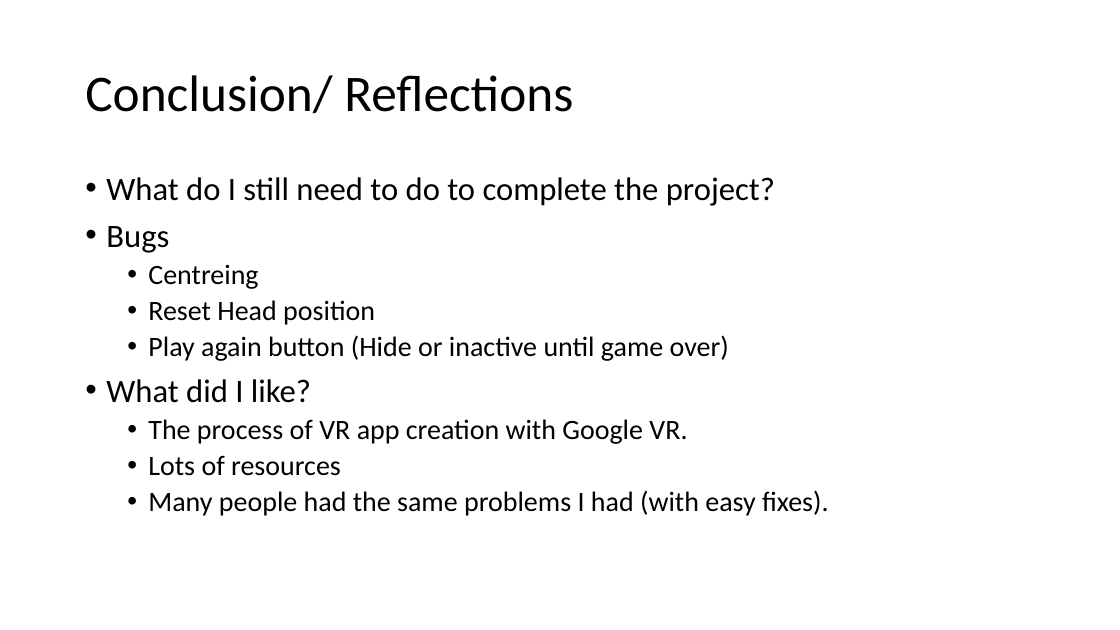
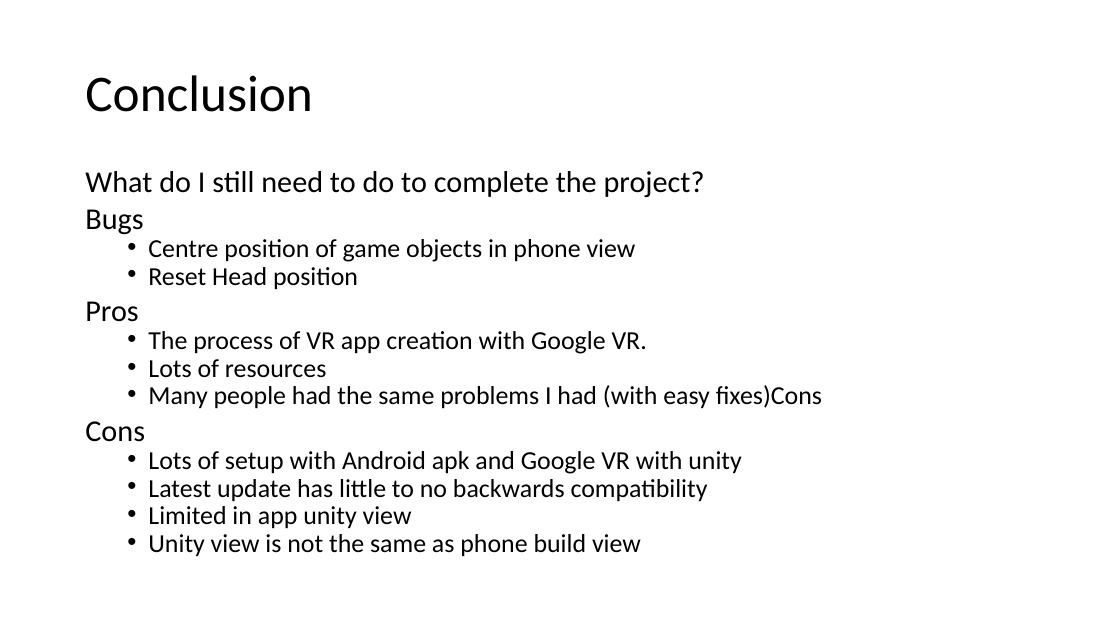
Before and after one commit to kevgleeson78/Gesture-Based-UI-Project, a slide deck: slide 9 of Presentation/New Microsoft PowerPoint Presentation.pptx. Drawn at 1120x630 pixels with LibreOffice and Linux fonts; fonts in the diff are those of the drawing. Boxes give left, top, right and bottom in pixels: in the first picture for what was removed or moved away, otherwise in the second. Text is boxed around its words. In the diff, an @@ line names an element or a change of style, - is before the commit and + after.

```diff
--- a/Presentation/New Microsoft PowerPoint Presentation.pptx
+++ b/Presentation/New Microsoft PowerPoint Presentation.pptx
@@ title at box(85, 75, 313, 112): text changed @@
-Conclusion/ Reflections
+Conclusion
@@ text at box(85, 171, 705, 378): size 28 to 25.9 pt in "What do I still need to do ...", "Bugs"; size 24 to 22.2 pt in "Reset Head position", "The process of VR app creation with ...", "Lots of resources"; bullet • to none; line spacing 0.9 to 0.7 @@
@@ text at box(148, 239, 636, 262): text changed; size 24 to 22.2 pt @@
-  • Centreing
+  • Centre position of game objects in phone view
@@ text at box(85, 301, 138, 322): text changed; size 24 to 25.9 pt @@
-  • Play again button (Hide or inactive until game over)
-• What did I like?
+Pros
@@ text at box(85, 385, 822, 557): text changed; size 24 to 22.2 pt @@
-  • Many people had the same problems I had (with easy fixes).
+  • Many people had the same problems I had (with easy fixes)Cons
+Cons
+  • Lots of setup with Android apk and Google VR with unity
+  • Latest update has little to no backwards compatibility
+  • Limited in app unity view
+  • Unity view is not the same as phone build view
```
Also in this commit, not shown: 7 other slides changed, 1 other file.
